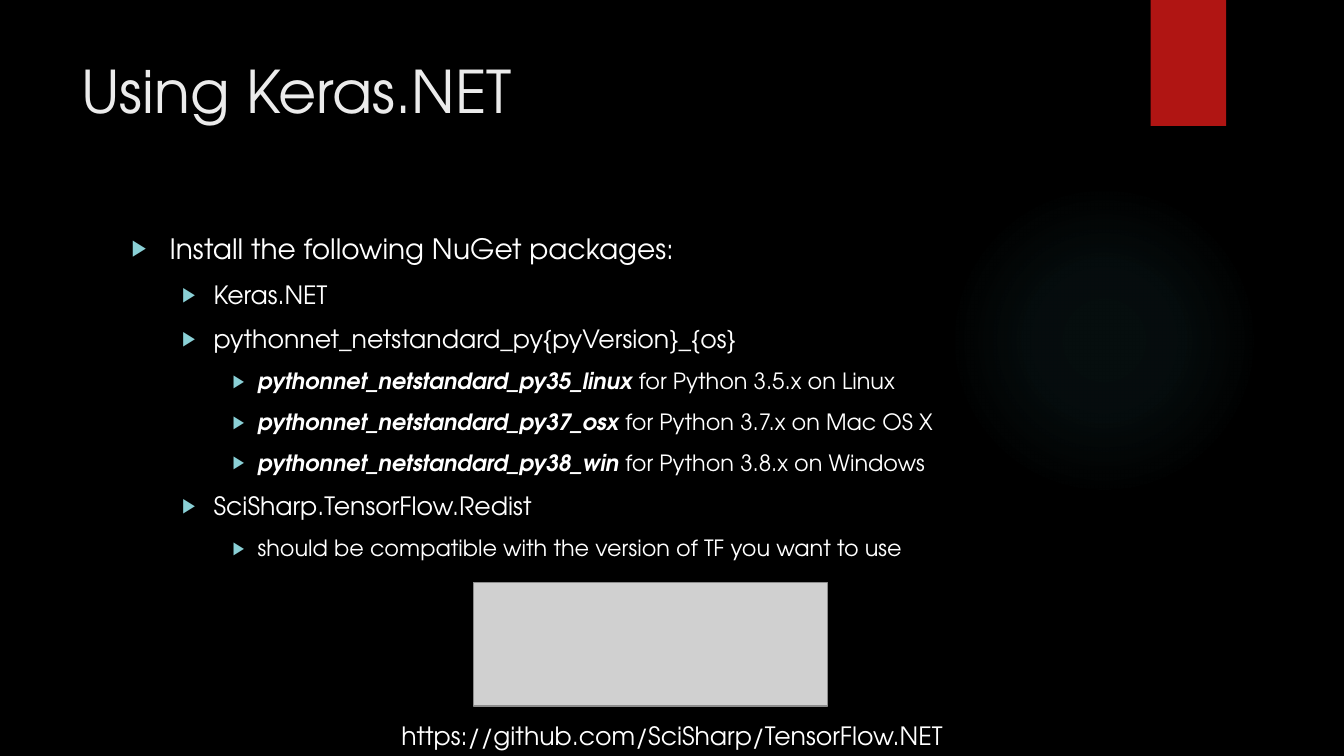
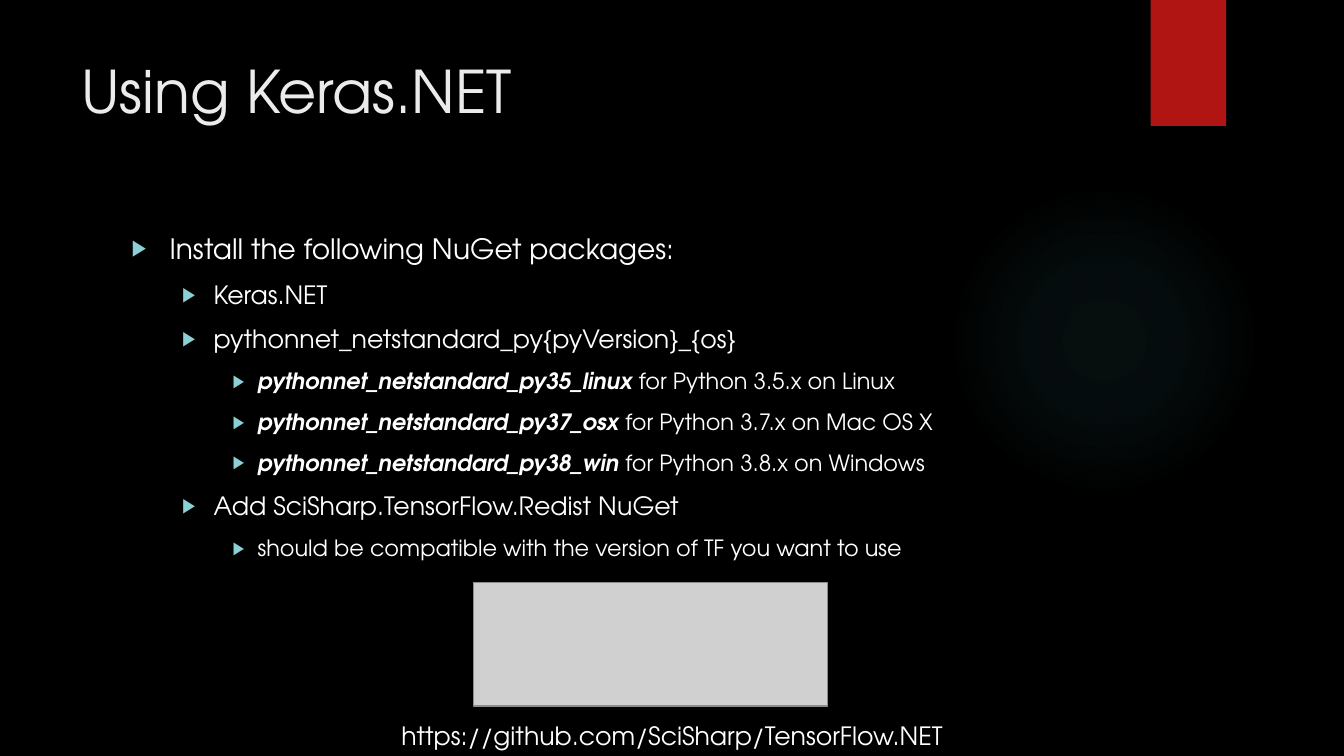
Before and after one commit to korz/ml-in-csharp, a slide deck: slide 23 of Slides.pptx (slide 12 before the commit). Drawn at 1344x756 pixels with LibreOffice and Linux fonts; fonts in the diff are those of the drawing; grey boxes stand for pictures; background and template pictures are left out. Boxes give left, top, right and bottom in pixels: in the first picture for what was removed or moved away, otherwise in the second. Text is boxed around its words. In the diff, an @@ line names an element or a change of style, - is before the commit and + after.

```diff
--- a/Slides.pptx
+++ b/Slides.pptx
@@ text at [214,496,679,520]: text changed @@
-  ▶ SciSharp.TensorFlow.Redist
+  ▶ Add SciSharp.TensorFlow.Redist NuGet
```
Also in this commit, not shown: 18 other slides changed, 16 slides added, 9 slides removed, 4 other files.
